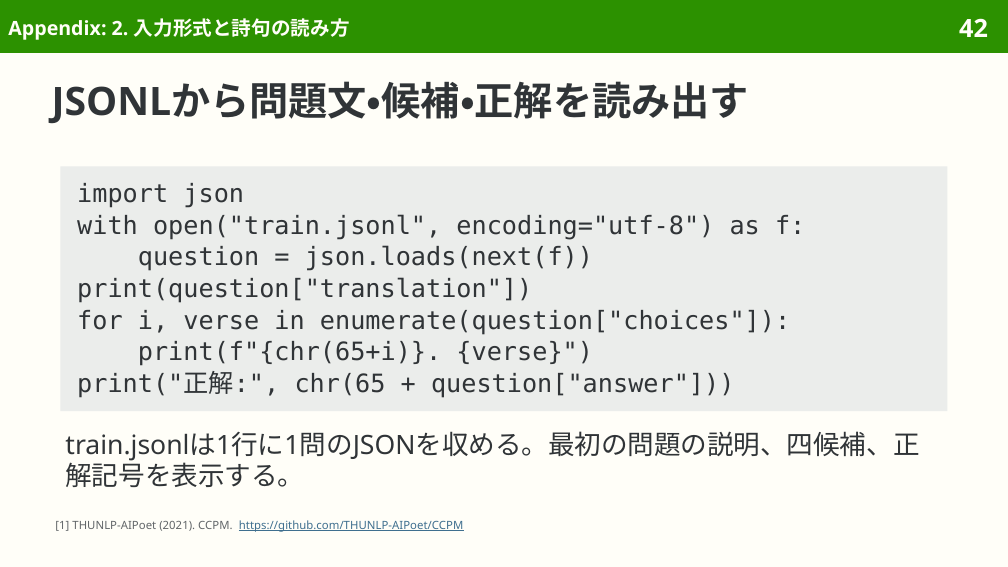
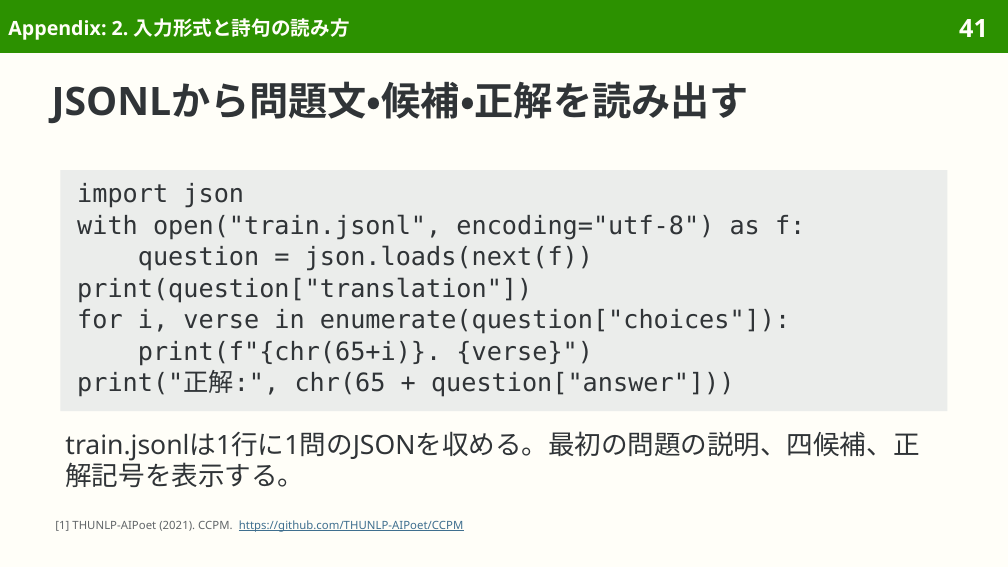
Before and after one commit to sasakiy84/datasets-in-10-minutes, a slide deck: slide 41 of slides/datasets-in-10-minutes-ccpm.pptx (slide 42 before the commit). Drawn at 1008x567 pixels with LibreOffice and Linux fonts; fonts in the diff are those of the drawing. Boxes give left, top, right and bottom in pixels: in the first picture for what was removed or moved away, otherwise in the second. Text is boxed around its words. In the diff, an @@ line names an element or a change of style, - is before the commit and + after.

```diff
--- a/slides/datasets-in-10-minutes-ccpm.pptx
+++ b/slides/datasets-in-10-minutes-ccpm.pptx
@@ page number at (x1=959, y1=19, x2=988, y2=37): text changed @@
-42
+41
@@ rectangle "import json" resized from (x1=60, y1=166, x2=948, y2=411) to (x1=60, y1=170, x2=948, y2=411) @@
```
Also in this commit, not shown: 5 other slides changed, 2 slides removed, 46 other files.
